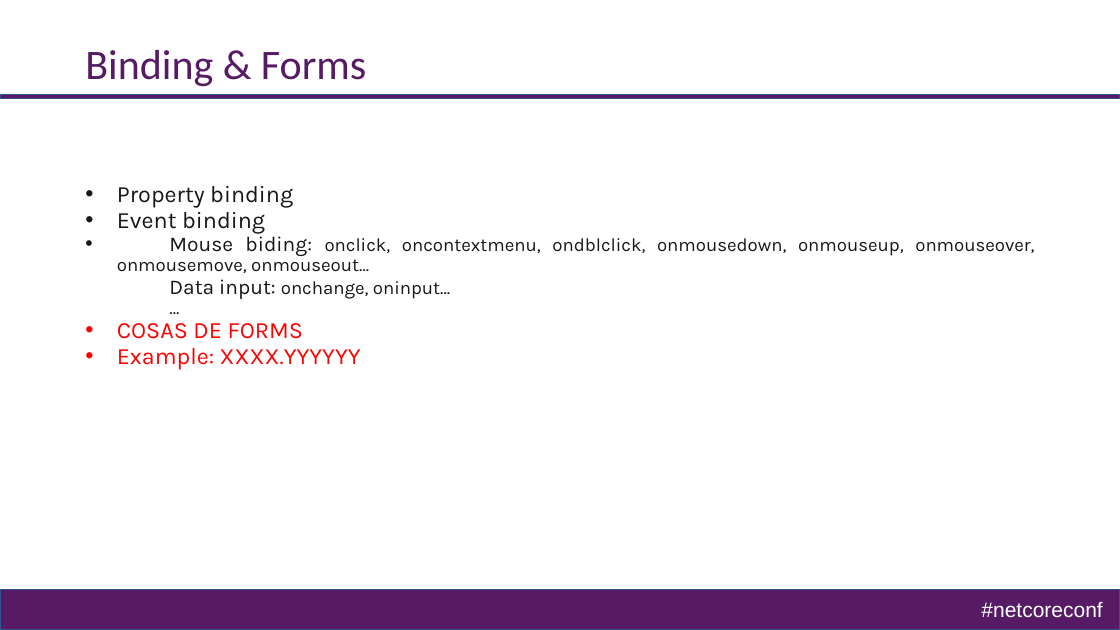
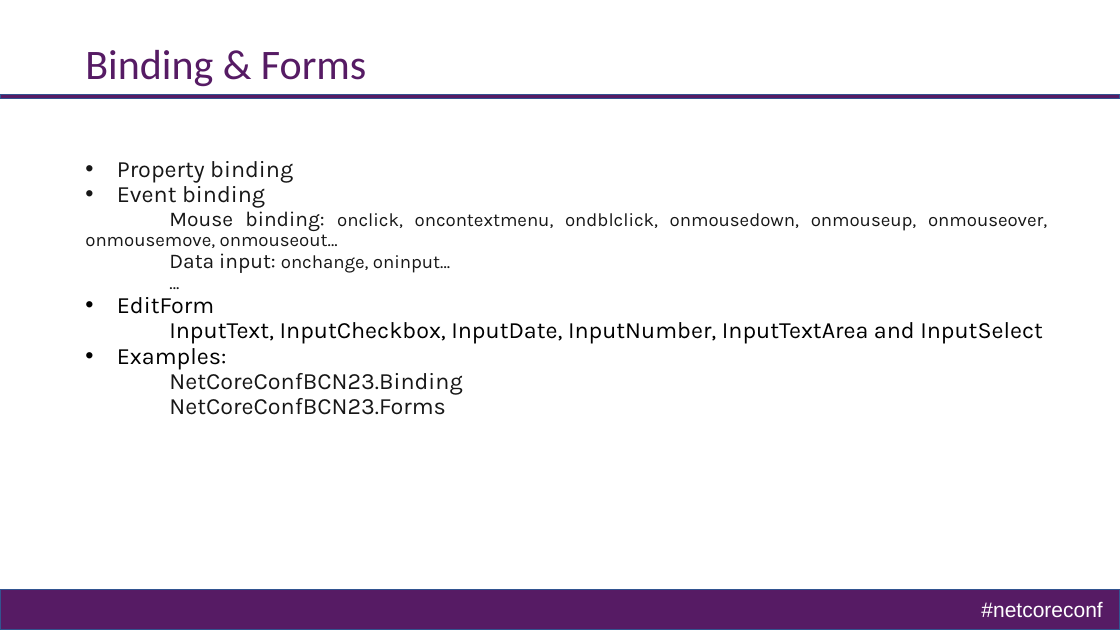
Before and after one commit to cgarrido/NetCoreConfBCN23.Blazor, a slide deck: slide 9 of netcoreconf23_BCN_BlazorNoWayHome.pptx. Drawn at 1120x630 pixels with LibreOffice and Linux fonts; fonts in the diff are those of the drawing; background and template pictures are left out. Boxes give left, top, right and bottom in pixels: in the first picture for what was removed or moved away, otherwise in the second. Text is boxed around its words. In the diff, an @@ line names an element or a change of style, - is before the commit and + after.

Commit message:
Components routing y forms

```diff
--- a/netcoreconf23_BCN_BlazorNoWayHome.pptx
+++ b/netcoreconf23_BCN_BlazorNoWayHome.pptx
@@ text at (x1=85, y1=206, x2=1047, y2=248): text changed @@
-• Mouse biding: onclick, oncontextmenu, ondblclick, onmousedown, onmouseup, onmouseover, onmousemove, onmouseout…
+Mouse binding: onclick, oncontextmenu, ondblclick, onmousedown, onmouseup, onmouseover, onmousemove, onmouseout…
@@ text at (x1=117, y1=297, x2=1043, y2=415): text changed; text colour #FF0000 to #000000 @@
-• COSAS DE FORMS
-• Example: XXXX.YYYYYY
+• EditForm
+InputText, InputCheckbox, InputDate, InputNumber, InputTextArea and InputSelect
+• Examples:
+NetCoreConfBCN23.Binding
+NetCoreConfBCN23.Forms
```
Also in this commit, not shown: 2 other slides changed.
